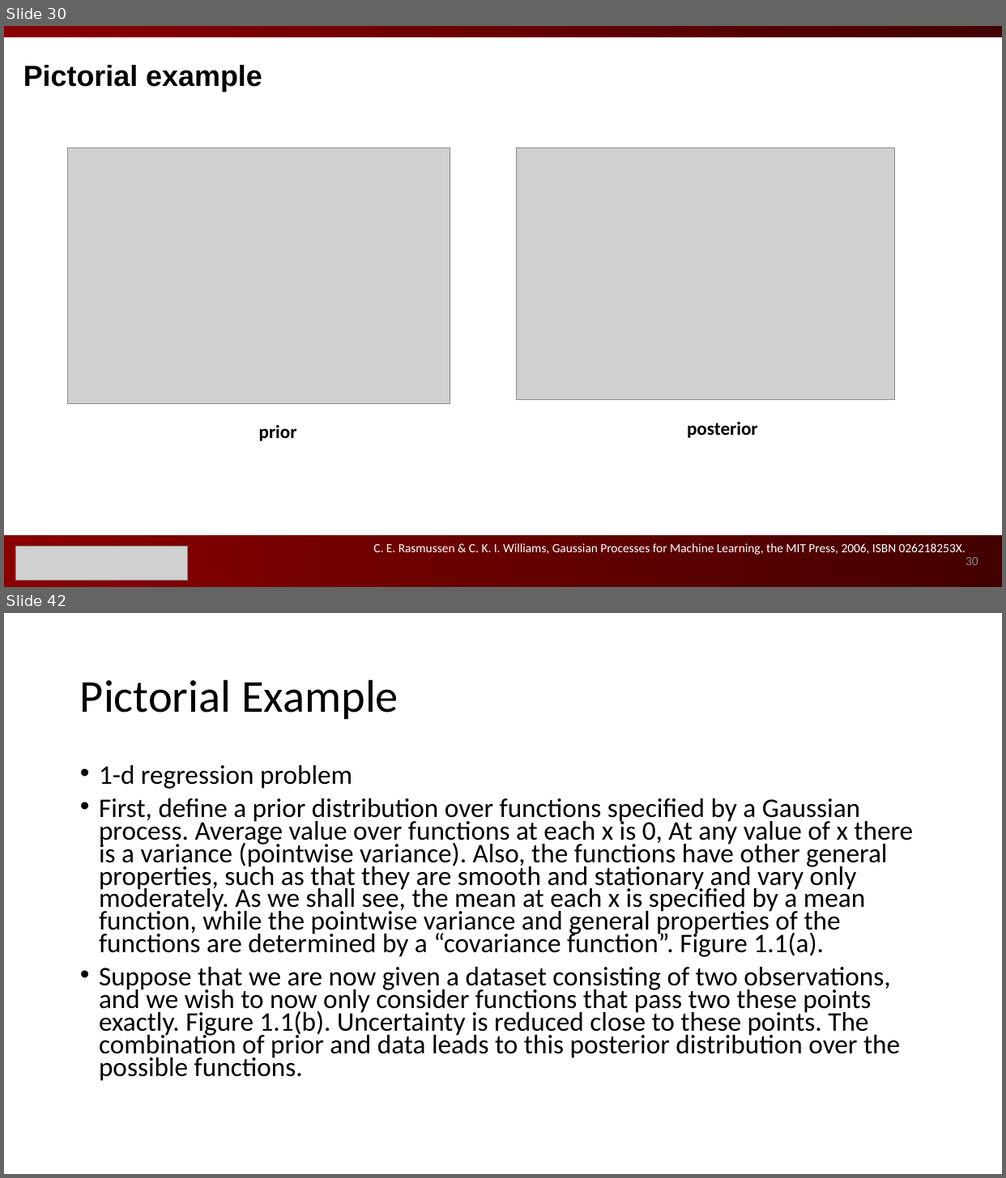
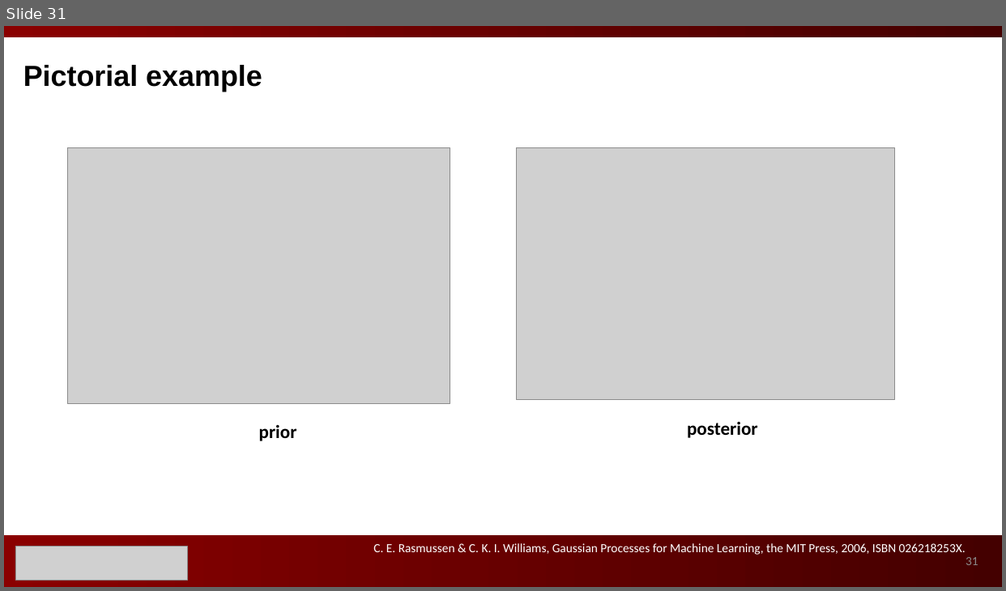
Before and after one commit to ks8/machine-learning-for-structure, a slide deck: Gaussian Processes for Machine Learning 3.pptx. Shown one above the other, each under a label of ours: slides 30 and 42 before the commit, slide 31 after it; the slides between them are not shown. The pictures are 1006x1178 and 1006x591 pixels, drawn with LibreOffice and Linux fonts; fonts in the diff are those of the drawing; grey boxes stand for pictures. Boxes give left, top, right and bottom in pixels: in the first picture for what was removed or moved away, otherwise in the second. Text is boxed around its words. In the diff, an @@ line names an element or a change of style, - is before the commit and + after.

```diff
--- a/Gaussian Processes for Machine Learning 3.pptx
+++ b/Gaussian Processes for Machine Learning 3.pptx
@@ slide 42 removed at [4,613,1002,1174], background #FFFFFF @@
@@ title removed at [80,679,398,719] @@
-Pictorial Example
@@ text removed at [99,765,913,1081] @@
-• 1-d regression problem
-• First, define a prior distribution over functions specified by a Gaussian process. Average value over functions at each x is 0, At any value of x there is a variance (pointwise variance). Also, the functions have other general properties, such as that they are smooth and stationary and vary only moderately. As we shall see, the mean at each x is specified by a mean function, while the pointwise variance and general properties of the functions are determined by a “covariance function”. Figure 1.1(a).
-• Suppose that we are now given a dataset consisting of two observations, and we wish to now only consider functions that pass two these points exactly. Figure 1.1(b). Uncertainty is reduced close to these points. The combination of prior and data leads to this posterior distribution over the possible functions.
@@ what was slide 30 is now slide 31 @@
@@ page number at [965,557,978,565]: text changed @@
-30
+31
```
Also in this commit, not shown: 8 slides changed, 10 slides added, 15 other slides removed, 2 other files.
